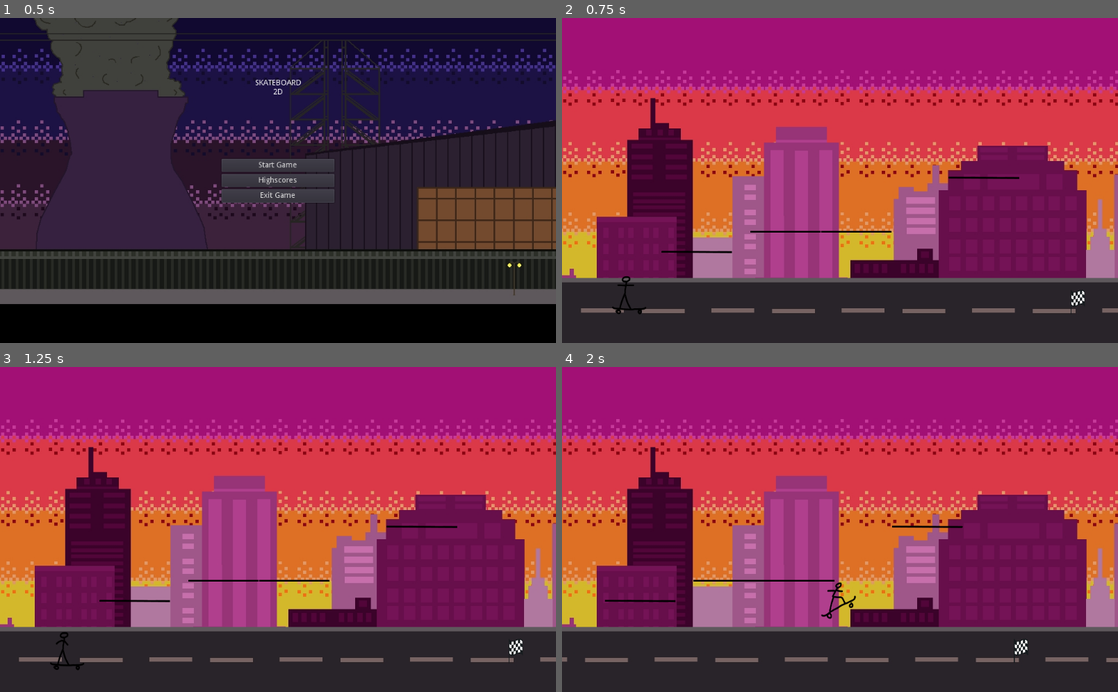
Above: before the commit, frames 1-4 (two rows, left to right).
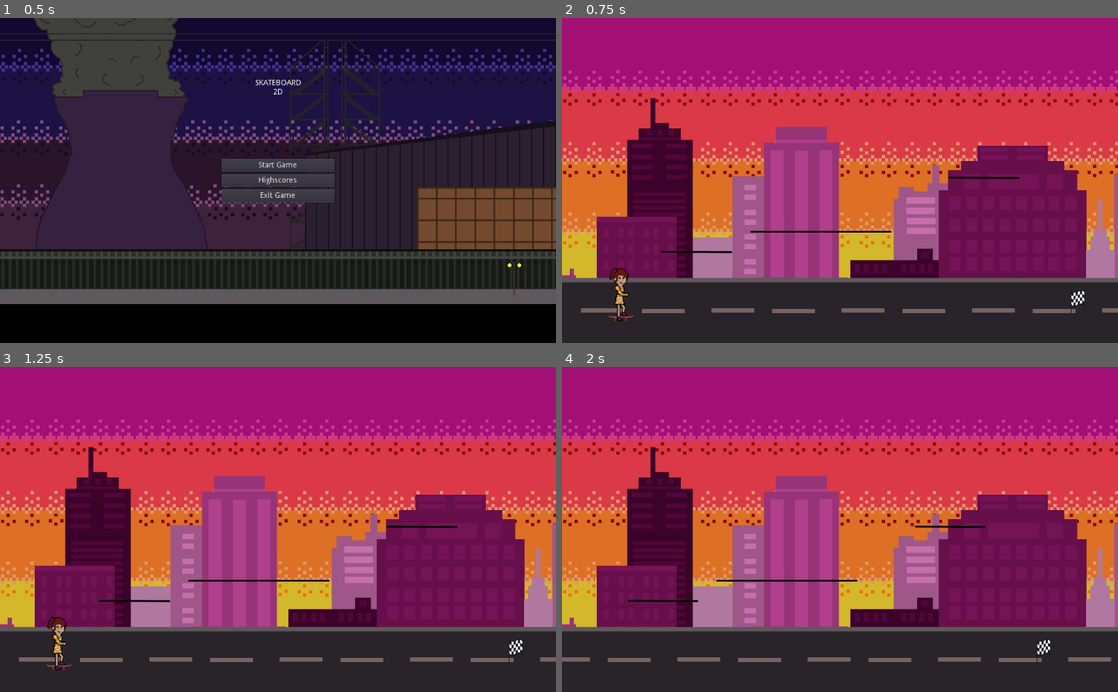
Above: after the commit, the same moments.

Repository: UnixC0rn/RGD
Game: Godot game, scene res://Screens/MainMenue.tscn
The game is run twice, just before and just after one commit, with the same random seed, the same clock (stepped at 60 frames per second) and the same inputs. Sound files missing from this copy of the repository are replaced by a short silence.
Inputs:
- Up to frame 1 (0.5 s): no input
- Up to frame 2 (0.75 s): click "Start Game" at 0.5 s
- Up to frame 3 (1.25 s): no input
- Up to frame 4 (2 s): tap Enter at 1.25 s; hold D (move_right) from 1.28 s (still down); hold Space (jump) from 1.28 s (still down)

Frame 1 is identical in both runs. In frame 2, 0.4% of the frame differs, in the area x 8-16%, y 76-94%; in frame 3, 0.4%; in frame 4, 1.3%, in the area x 0-100%, y 48-91%.

Commit message:
added animations from assets to player

Diff:
--- a/Skateboard2D/Objects/Player.tscn
+++ b/Skateboard2D/Objects/Player.tscn
@@ -1,47 +1,101 @@
-[gd_scene load_steps=12 format=2]
+[gd_scene load_steps=18 format=2]
 
-[ext_resource path="res://art/player-skate-2.png" type="Texture" id=1]
-[ext_resource path="res://art/player-drop-down-1.png" type="Texture" id=2]
-[ext_resource path="res://art/player-jump-up-1.png" type="Texture" id=3]
-[ext_resource path="res://art/player-skate-still-2.png" type="Texture" id=4]
-[ext_resource path="res://art/player-skate-1.png" type="Texture" id=5]
-[ext_resource path="res://art/player-jump-up-2.png" type="Texture" id=6]
-[ext_resource path="res://art/player-skate-still-1.png" type="Texture" id=7]
-[ext_resource path="res://art/player-drop-down-2.png" type="Texture" id=8]
+[ext_resource path="res://assets/MovementGirl1.png" type="Texture" id=1]
+[ext_resource path="res://assets/MovementGirl1.2.png" type="Texture" id=2]
 [ext_resource path="res://scripts/player.gd" type="Script" id=9]
 
-[sub_resource type="SpriteFrames" id=1]
+[sub_resource type="AtlasTexture" id=23]
+flags = 4
+atlas = ExtResource( 1 )
+region = Rect2( 0, 0, 154, 171 )
+
+[sub_resource type="AtlasTexture" id=20]
+flags = 4
+atlas = ExtResource( 2 )
+region = Rect2( 322, 0, 161, 171 )
+
+[sub_resource type="AtlasTexture" id=21]
+flags = 4
+atlas = ExtResource( 2 )
+region = Rect2( 0, 171, 161, 171 )
+
+[sub_resource type="AtlasTexture" id=22]
+flags = 4
+atlas = ExtResource( 2 )
+region = Rect2( 161, 171, 161, 171 )
+
+[sub_resource type="AtlasTexture" id=14]
+flags = 4
+atlas = ExtResource( 1 )
+region = Rect2( 0, 0, 154, 171 )
+
+[sub_resource type="AtlasTexture" id=15]
+flags = 4
+atlas = ExtResource( 1 )
+region = Rect2( 154, 0, 154, 171 )
+
+[sub_resource type="AtlasTexture" id=16]
+flags = 4
+atlas = ExtResource( 1 )
+region = Rect2( 308, 0, 154, 171 )
+
+[sub_resource type="AtlasTexture" id=17]
+flags = 4
+atlas = ExtResource( 1 )
+region = Rect2( 0, 171, 154, 171 )
+
+[sub_resource type="AtlasTexture" id=18]
+flags = 4
+atlas = ExtResource( 1 )
+region = Rect2( 154, 171, 154, 171 )
+
+[sub_resource type="AtlasTexture" id=19]
+flags = 4
+atlas = ExtResource( 1 )
+region = Rect2( 308, 171, 154, 171 )
+
+[sub_resource type="AtlasTexture" id=12]
+flags = 4
+atlas = ExtResource( 2 )
+region = Rect2( 168, 218, 168, 218 )
+
+[sub_resource type="AtlasTexture" id=13]
+flags = 4
+atlas = ExtResource( 2 )
+region = Rect2( 0, 218, 168, 218 )
+
+[sub_resource type="SpriteFrames" id=7]
 animations = [ {
-"frames": [ ExtResource( 7 ), ExtResource( 4 ) ],
+"frames": [ SubResource( 23 ) ],
 "loop": true,
 "name": "idle",
 "speed": 5.0
 }, {
-"frames": [ ExtResource( 2 ), ExtResource( 8 ) ],
+"frames": [ SubResource( 20 ), SubResource( 21 ), SubResource( 22 ) ],
+"loop": false,
+"name": "jump",
+"speed": 10.0
+}, {
+"frames": [ SubResource( 14 ), SubResource( 15 ), SubResource( 16 ), SubResource( 17 ), SubResource( 18 ), SubResource( 19 ) ],
+"loop": true,
+"name": "skate",
+"speed": 5.0
+}, {
+"frames": [ SubResource( 12 ), SubResource( 13 ) ],
 "loop": true,
 "name": "drop",
 "speed": 5.0
-}, {
-"frames": [ ExtResource( 3 ), ExtResource( 6 ) ],
-"loop": true,
-"name": "jump",
-"speed": 5.0
-}, {
-"frames": [ ExtResource( 5 ), ExtResource( 1 ) ],
-"loop": true,
-"name": "skate",
-"speed": 5.0
 } ]
 
-[sub_resource type="RectangleShape2D" id=2]
-extents = Vector2( 59.959, 57.0326 )
+[sub_resource type="RectangleShape2D" id=8]
+extents = Vector2( 41.9229, 79.0335 )
 
 [node name="Player" type="KinematicBody2D"]
 scale = Vector2( 0.54424, 0.621981 )
 script = ExtResource( 9 )
 
 [node name="AnimatedSprite" type="AnimatedSprite" parent="."]
-frames = SubResource( 1 )
+frames = SubResource( 7 )
 animation = "idle"
 
 [node name="Camera2D" type="Camera2D" parent="."]
@@ -56,5 +110,5 @@
 drag_margin_right = 0.0
 
 [node name="CollisionShape2D" type="CollisionShape2D" parent="."]
-position = Vector2( -5.82704, 1.05946 )
-shape = SubResource( 2 )
+position = Vector2( -32.8064, 6.42473 )
+shape = SubResource( 8 )
Binary file changed: Skateboard2D/assets/MovementDateGuy1.2.png
Binary file changed: Skateboard2D/assets/MovementGirl1.2.png
Binary file changed: Skateboard2D/assets/MovementGirl1.png
